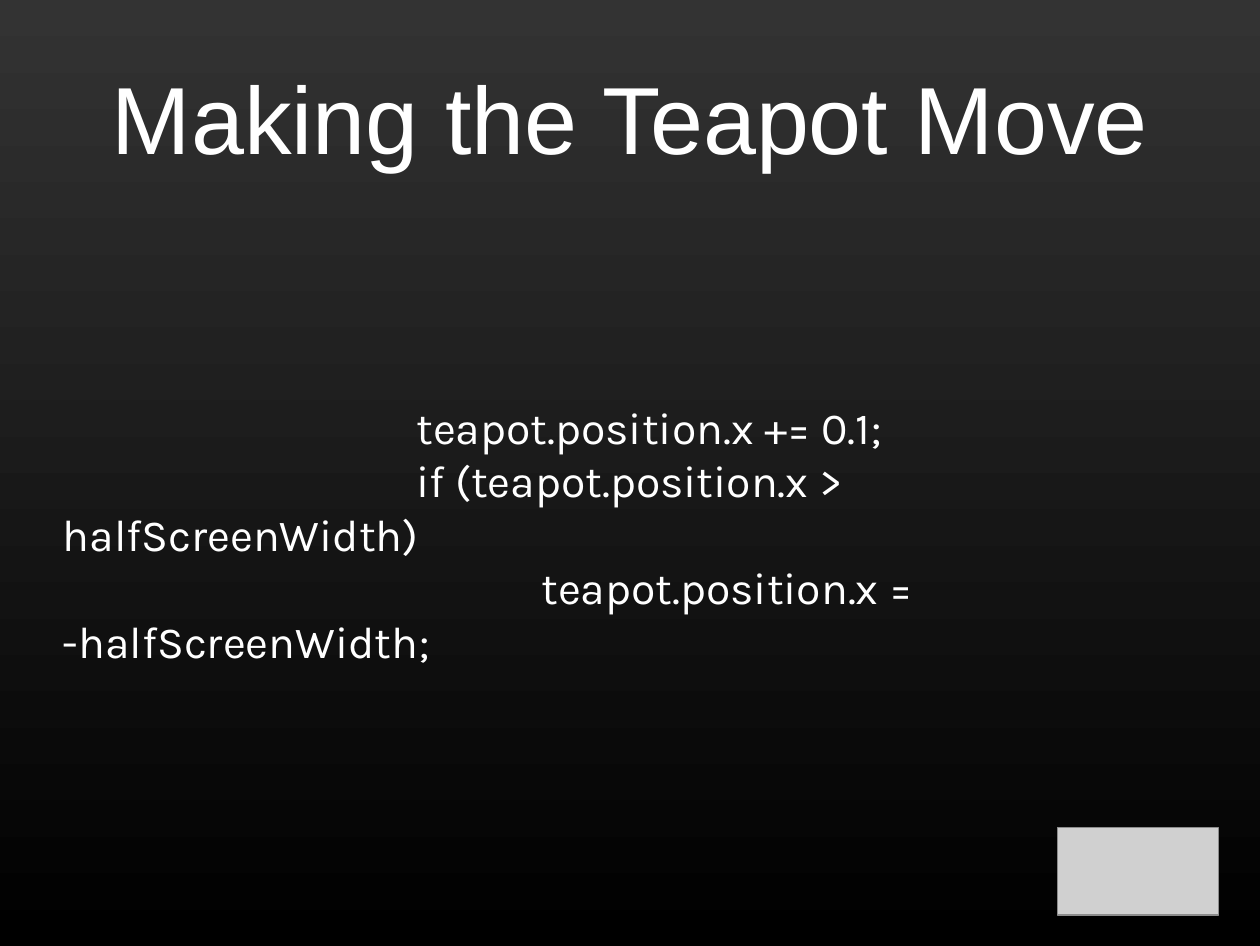
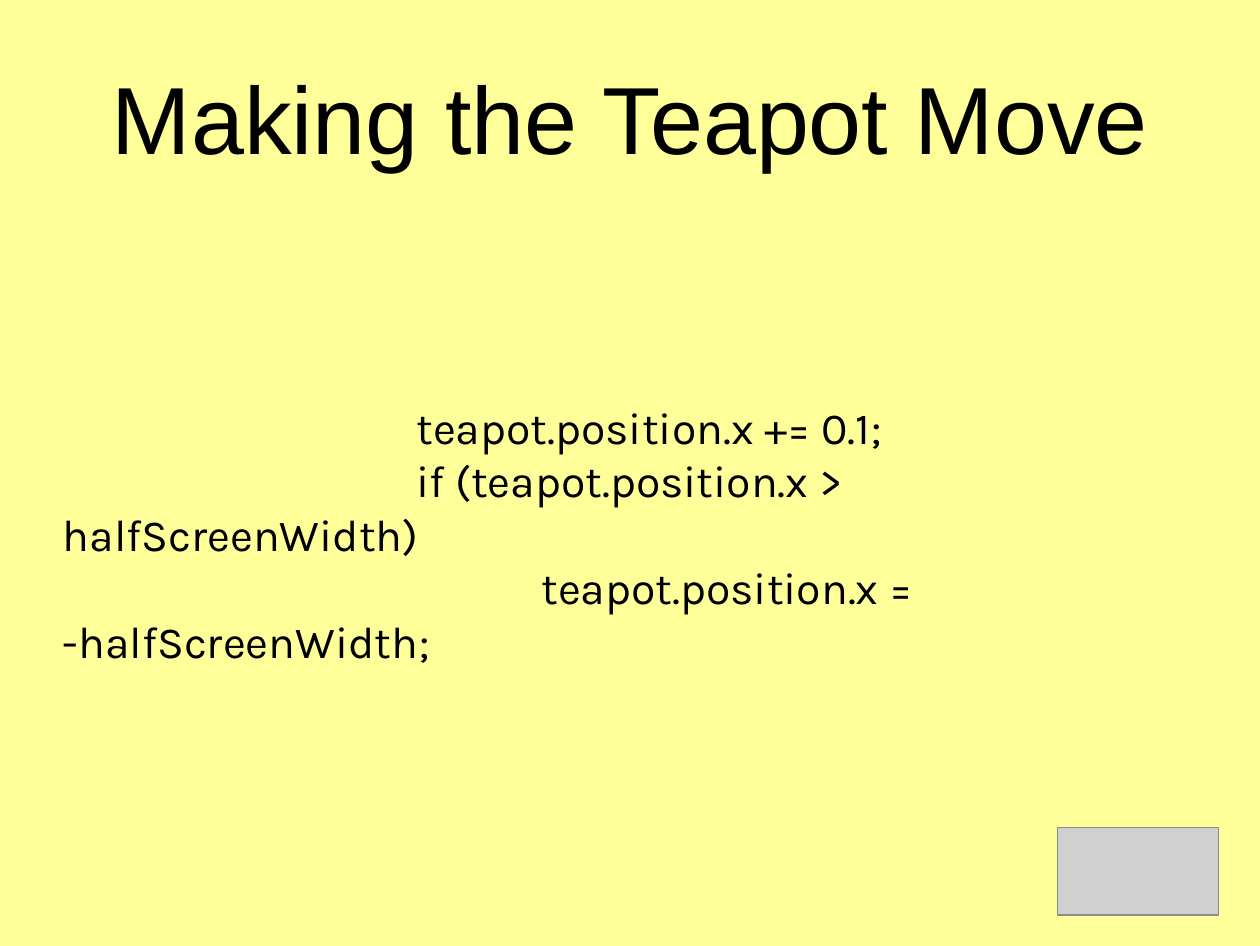
Before and after one commit to shegeek/teapots_can_fly, a slide deck: slide 28 of slides/teapots_can_fly-slides.odp. Drawn at 1260x946 pixels with LibreOffice and Linux fonts; fonts in the diff are those of the drawing; grey boxes stand for pictures. Boxes give left, top, right and bottom in pixels: in the first picture for what was removed or moved away, otherwise in the second. Text is boxed around its words. In the diff, an @@ line names an element or a change of style, - is before the commit and + after.

```diff
--- a/slides/teapots_can_fly-slides.odp
+++ b/slides/teapots_can_fly-slides.odp
@@ background gradient #333333 to #000000 to #FFFF99 @@
@@ title "Making the Teapot Move" at (112,85,1148,171): text colour #FFFFFF to #000000 @@
@@ subtitle "teapot.position.x += 0.1;" at (63,413,882,663): text colour #FFFFFF to #000000 @@
```
Also in this commit, not shown: 27 other slides changed, 8 slides added, 7 slides removed, 2 other files.
